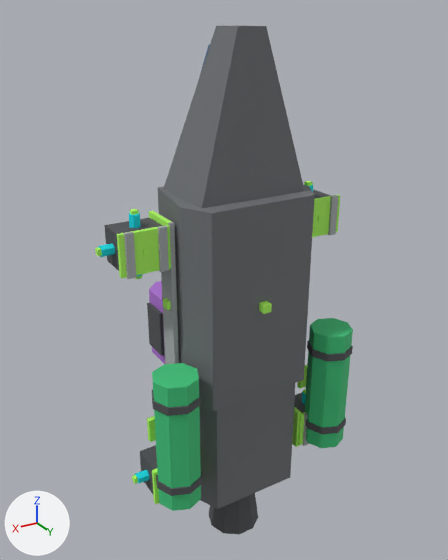
What one commit did to the glTF model Assets/Art/PrototypeShipKit/DemoShips/demo_cargo_mk1.glb.
Before and after are seen from a 50 mm lens placed at (3.06, 4.88, 3.15), pointed at (-0.08, -0.36, 0.53). Lighting does not change. The marker at lower left points along +X, +Y and +Z. The older version comes first. Where no turn or scale is listed for an object, it has been applied to the vertices. Vertices at exactly the same position are counted once.

The first picture shows 'DEMO_Cargo_Mk1_GEO_Cargo_Dark_Panel_Side', 'DEMO_Cargo_Mk1_GEO_Cockpit_Wedge_Body', 'DEMO_Cargo_Mk1_GEO_Fuel_Tank_Green_8Sided', 'DEMO_Cargo_Mk1_GEO_Fuel_Tank_Green_8Sided.001', 'DEMO_Cargo_Mk1_GEO_Hull_Core_Faceted', 'DEMO_Cargo_Mk1_GEO_Hull_Core_Right_Rib', 'DEMO_Cargo_Mk1_GEO_Hull_Segment_Faceted', 'DEMO_Cargo_Mk1_GEO_MainEngine_Bell_DarkMetal', 'DEMO_Cargo_Mk1_GEO_RCS_Pod_Blank_MountPlate_Underside', 'DEMO_Cargo_Mk1_GEO_RCS_Pod_Blank_MountPlate_Underside.001', 'DEMO_Cargo_Mk1_GEO_RCS_Pod_Blank_MountPlate_Underside.002', 'DEMO_Cargo_Mk1_GEO_RCS_Pod_Blank_MountPlate_Underside.003', 'DEMO_Cargo_Mk1_GEO_RCS_Pod_Body.002', 'DEMO_Cargo_Mk1_GEO_RCS_Pod_Mount_Rails_ForeAft', 'DEMO_Cargo_Mk1_GEO_RCS_Pod_Mount_Rails_ForeAft.002', 'DEMO_Cargo_Mk1_GEO_RCS_Pod_Mount_Rails_ForeAft_R.001', 'DEMO_Cargo_Mk1_GEO_RCS_Pod_Mount_Rails_ForeAft_R.002', 'DEMO_Cargo_Mk1_VIS_PART_RCS_Pod_4Way_Mk1_CONN_MOUNT.002' and 20 more.
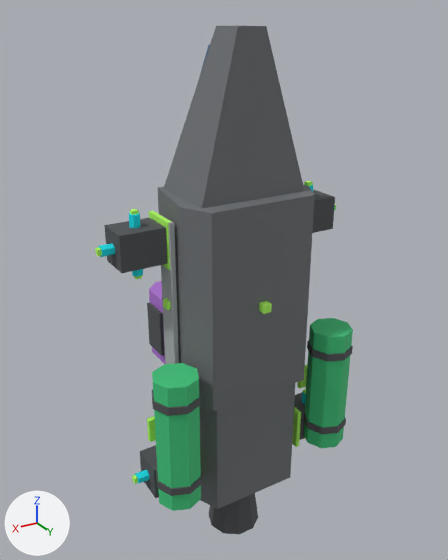
The newer file is also turned or shifted as a whole; pictures and numbers use the older file's frame.

Diff of the bpy script that builds the scene:
```diff
--- a/Assets/Art/PrototypeShipKit/DemoShips/demo_cargo_mk1.glb.py
+++ b/Assets/Art/PrototypeShipKit/DemoShips/demo_cargo_mk1.glb.py
@@ me_vis_part_rcs_pod_4way_mk1_conn_mount_mesh_023 @@
 # used by ob_demo_cargo_mk1_vis_part_rcs_pod_4way_mk1_conn_mount_002; location = (0.99, 0.07, 1.2)
-me_vis_part_rcs_pod_4way_mk1_conn_mount_mesh_023.from_pydata(...)  # 8 vertices, 12 faces; spans x -0.03..0.03, y -0.03..0.03, z -0.03..0.03
+me_vis_part_rcs_pod_4way_mk1_conn_mount_mesh_023.from_pydata(...)  # 8 vertices, 12 faces; spans x -0.285..-0.225, y -0.24..-0.18, z -0.03..0.03
+# me_vis_part_rcs_pod_4way_mk1_conn_mount_mesh_023 part 1: the whole mesh is turned -90 degrees about the z axis through its middle, then moved by (-0.255, -0.21, 0.0)
 me_vis_part_rcs_pod_4way_mk1_conn_mount_mesh_023.materials.append(mat_mat_connector_lime)
@@ ob_demo_cargo_mk1_geo_rcs_pod_blank_mountplate_underside @@
-ob_demo_cargo_mk1_geo_rcs_pod_blank_mountplate_underside = bpy.data.objects.new('DEMO_Cargo_Mk1_GEO_RCS_Pod_Blank_MountPlate_Underside', me_geo_rcs_pod_blank_mountplate_underside_mesh_013)
-ob_demo_cargo_mk1_geo_rcs_pod_blank_mountplate_underside.location = (-0.99, 0.06, 1.2)
@@ ob_demo_cargo_mk1_geo_rcs_pod_mount_rails_foreaft @@
-ob_demo_cargo_mk1_geo_rcs_pod_mount_rails_foreaft = bpy.data.objects.new('DEMO_Cargo_Mk1_GEO_RCS_Pod_Mount_Rails_ForeAft', me_geo_rcs_pod_mount_rails_foreaft_mesh_013)
-ob_demo_cargo_mk1_geo_rcs_pod_mount_rails_foreaft.location = (-1.14, 0.09, 1.2)
@@ ob_demo_cargo_mk1_geo_rcs_pod_blank_mountplate_underside_001 @@
-ob_demo_cargo_mk1_geo_rcs_pod_blank_mountplate_underside_001 = bpy.data.objects.new('DEMO_Cargo_Mk1_GEO_RCS_Pod_Blank_MountPlate_Underside.001', me_geo_rcs_pod_blank_mountplate_underside_mesh_014)
-ob_demo_cargo_mk1_geo_rcs_pod_blank_mountplate_underside_001.location = (-0.9, 0.34, -1.18)
@@ ob_demo_cargo_mk1_geo_rcs_pod_mount_rails_foreaft_r_001 @@
-ob_demo_cargo_mk1_geo_rcs_pod_mount_rails_foreaft_r_001 = bpy.data.objects.new('DEMO_Cargo_Mk1_GEO_RCS_Pod_Mount_Rails_ForeAft_R.001', me_geo_rcs_pod_mount_rails_foreaft_r_mesh_014)
-ob_demo_cargo_mk1_geo_rcs_pod_mount_rails_foreaft_r_001.location = (-0.74, 0.38, -1.18)
@@ ob_demo_cargo_mk1_geo_rcs_pod_blank_mountplate_underside_002 @@
-ob_demo_cargo_mk1_geo_rcs_pod_blank_mountplate_underside_002 = bpy.data.objects.new('DEMO_Cargo_Mk1_GEO_RCS_Pod_Blank_MountPlate_Underside.002', me_geo_rcs_pod_blank_mountplate_underside_mesh_015)
-ob_demo_cargo_mk1_geo_rcs_pod_blank_mountplate_underside_002.location = (0.99, 0.06, 1.2)
@@ ob_demo_cargo_mk1_geo_rcs_pod_mount_rails_foreaft_002 @@
-ob_demo_cargo_mk1_geo_rcs_pod_mount_rails_foreaft_002 = bpy.data.objects.new('DEMO_Cargo_Mk1_GEO_RCS_Pod_Mount_Rails_ForeAft.002', me_geo_rcs_pod_mount_rails_foreaft_mesh_015)
-ob_demo_cargo_mk1_geo_rcs_pod_mount_rails_foreaft_002.location = (0.83, 0.09, 1.2)
@@ ob_demo_cargo_mk1_geo_rcs_pod_mount_rails_foreaft_r_002 @@
-ob_demo_cargo_mk1_geo_rcs_pod_mount_rails_foreaft_r_002 = bpy.data.objects.new('DEMO_Cargo_Mk1_GEO_RCS_Pod_Mount_Rails_ForeAft_R.002', me_geo_rcs_pod_mount_rails_foreaft_r_mesh_015)
-ob_demo_cargo_mk1_geo_rcs_pod_mount_rails_foreaft_r_002.location = (1.14, 0.09, 1.2)
@@ ob_demo_cargo_mk1_geo_rcs_pod_blank_mountplate_underside_003 @@
-ob_demo_cargo_mk1_geo_rcs_pod_blank_mountplate_underside_003 = bpy.data.objects.new('DEMO_Cargo_Mk1_GEO_RCS_Pod_Blank_MountPlate_Underside.003', me_geo_rcs_pod_blank_mountplate_underside_mesh_016)
-ob_demo_cargo_mk1_geo_rcs_pod_blank_mountplate_underside_003.location = (0.9, 0.34, -1.18)
```

What differs and where, as boxes [x1, y1, x2, y2] in the pictures (448 x 560 px):
'DEMO_Cargo_Mk1_GEO_RCS_Pod_Blank_MountPlate_Underside.002', deleted (green): before [117, 225, 171, 278]
'DEMO_Cargo_Mk1_GEO_RCS_Pod_Blank_MountPlate_Underside', deleted (green): before [312, 195, 340, 237]
'DEMO_Cargo_Mk1_GEO_RCS_Pod_Mount_Rails_ForeAft_R.002', deleted: before [124, 232, 136, 279]
'DEMO_Cargo_Mk1_GEO_RCS_Pod_Mount_Rails_ForeAft.002', deleted: before [157, 226, 169, 272]
'DEMO_Cargo_Mk1_GEO_RCS_Pod_Mount_Rails_ForeAft', deleted: before [328, 195, 338, 235]
'DEMO_Cargo_Mk1_GEO_RCS_Pod_Blank_MountPlate_Underside.003', deleted: before [152, 468, 159, 504]
'DEMO_Cargo_Mk1_GEO_RCS_Pod_Blank_MountPlate_Underside.001', deleted: before [298, 412, 306, 445]
'DEMO_Cargo_Mk1_GEO_RCS_Pod_Mount_Rails_ForeAft_R.001', deleted: before [302, 413, 310, 446]
'DEMO_Cargo_Mk1_VIS_PART_RCS_Pod_4Way_Mk1_CONN_MOUNT.002', moved, turned (not visible afterwards): before [143, 248, 150, 256]
'DEMO_Cargo_Mk1_GEO_RCS_Pod_Body.002', unchanged, uncovered by the edit: before [104, 218, 163, 271]; after [104, 218, 167, 273]
